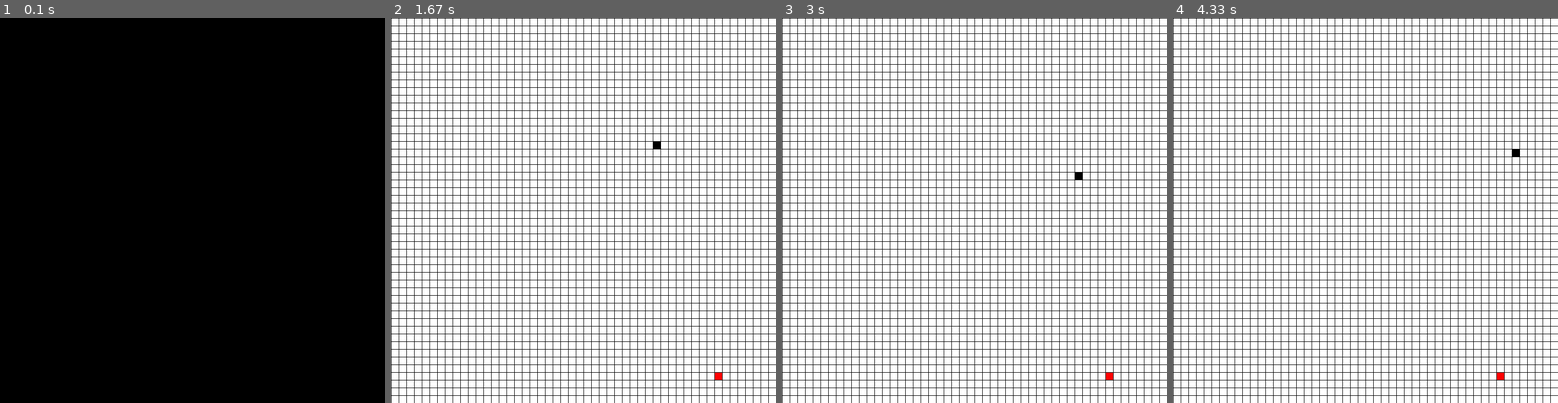
Above: before the commit, frames 1-4 (left to right).
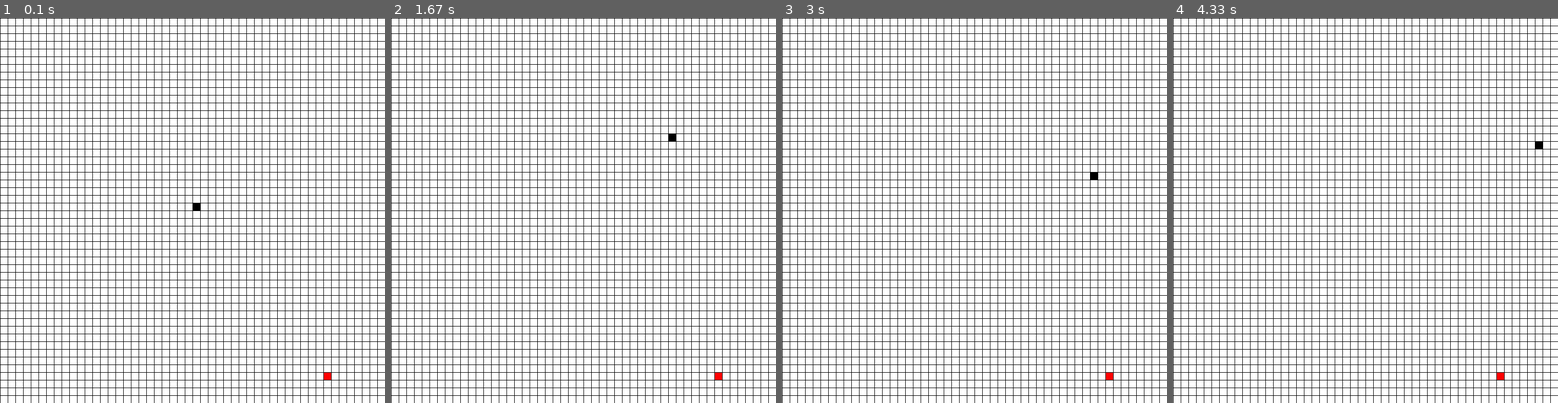
Above: after the commit, the same moments.

Repository: chenxk619/test
Game: pygame game, started from snake.py
The game is run twice, just before and just after one commit, with the same random seed, the same clock (stepped at 60 frames per second) and the same inputs.
Inputs:
- Up to frame 1 (0.1 s): no input
- Up to frame 2 (1.67 s): hold Right 0.33-0.8 s; hold Up 0.83-1.13 s; hold Right 1.17-1.63 s
- Up to frame 3 (3 s): hold Down 2.23-2.53 s; hold Left 2.57-2.97 s
- Up to frame 4 (4.33 s): hold Up 3-3.37 s; hold Right 3.4-4.03 s; hold Down from 4.07 s (still down)

The runs differ from the first frame. In frame 1, 87% of the frame differs, in the area x 0-100%, y 0-100%; in frame 2, less than 0.1%; in frame 3, less than 0.1%; in frame 4, less than 0.1%.

Commit message:
Update snake.py

Diff:
--- a/snake.py
+++ b/snake.py
@@ -61,24 +61,33 @@
 
 	while snake.dead == False:
 		print(snake.dead)
+		key_pressed = False
 
 		for event in pygame.event.get():
 			if event.type == pygame.QUIT:
 				sys.exit()
 
-		if (pygame.key.get_pressed()[pygame.K_UP] or snake.direction == 'up') and snake.direction != 'down':
+		if (pygame.key.get_pressed()[pygame.K_UP] or snake.direction == 'up') and snake.direction != 'down' and key_pressed == False:
+			if pygame.key.get_pressed()[pygame.K_UP]:
+				key_pressed = True
 			snake.direction = 'up'
 			apple = snake.movement(apple, grid)
 
-		if (pygame.key.get_pressed()[pygame.K_DOWN] or snake.direction == 'down') and snake.direction != 'up':
+		if (pygame.key.get_pressed()[pygame.K_DOWN] or snake.direction == 'down') and snake.direction != 'up' and key_pressed == False:
+			if pygame.key.get_pressed()[pygame.K_DOWN]:
+				key_pressed = True
 			snake.direction = 'down'
 			apple = snake.movement(apple, grid)
 
-		if (pygame.key.get_pressed()[pygame.K_LEFT] or snake.direction == 'left') and snake.direction != 'right':
+		if (pygame.key.get_pressed()[pygame.K_LEFT] or snake.direction == 'left') and snake.direction != 'right' and key_pressed == False:
+			if pygame.key.get_pressed()[pygame.K_LEFT]:
+				key_pressed = True
 			snake.direction = 'left'
 			apple = snake.movement(apple, grid)
 
-		if (pygame.key.get_pressed()[pygame.K_RIGHT] or snake.direction == 'right') and snake.direction != 'left':
+		if (pygame.key.get_pressed()[pygame.K_RIGHT] or snake.direction == 'right') and snake.direction != 'left' and key_pressed == False:
+			if pygame.key.get_pressed()[pygame.K_RIGHT]:
+				key_pressed = True
 			snake.direction = 'right'
 			apple = snake.movement(apple, grid)
 
@@ -90,9 +99,8 @@
 					leave = True
 			leave = True
 
-		Clock.tick(10)
+		Clock.tick(12)
 		board_update(screen, grid, multiplier, snake, apple)
-
 
 
 def main():
